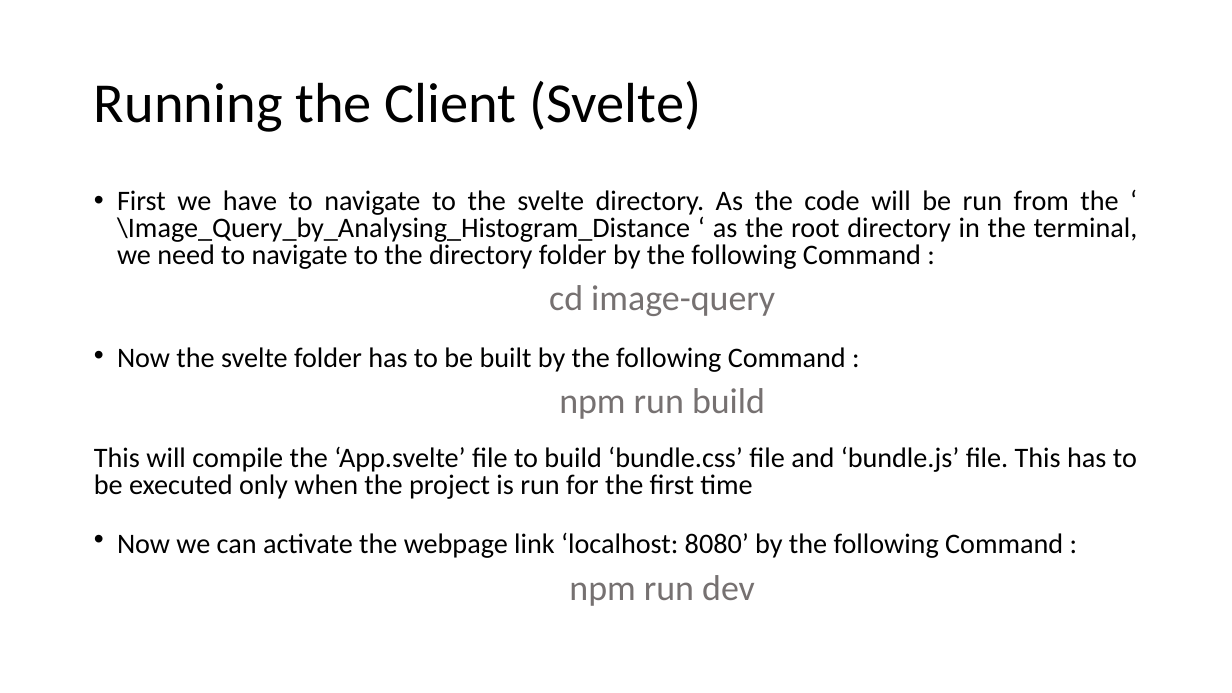
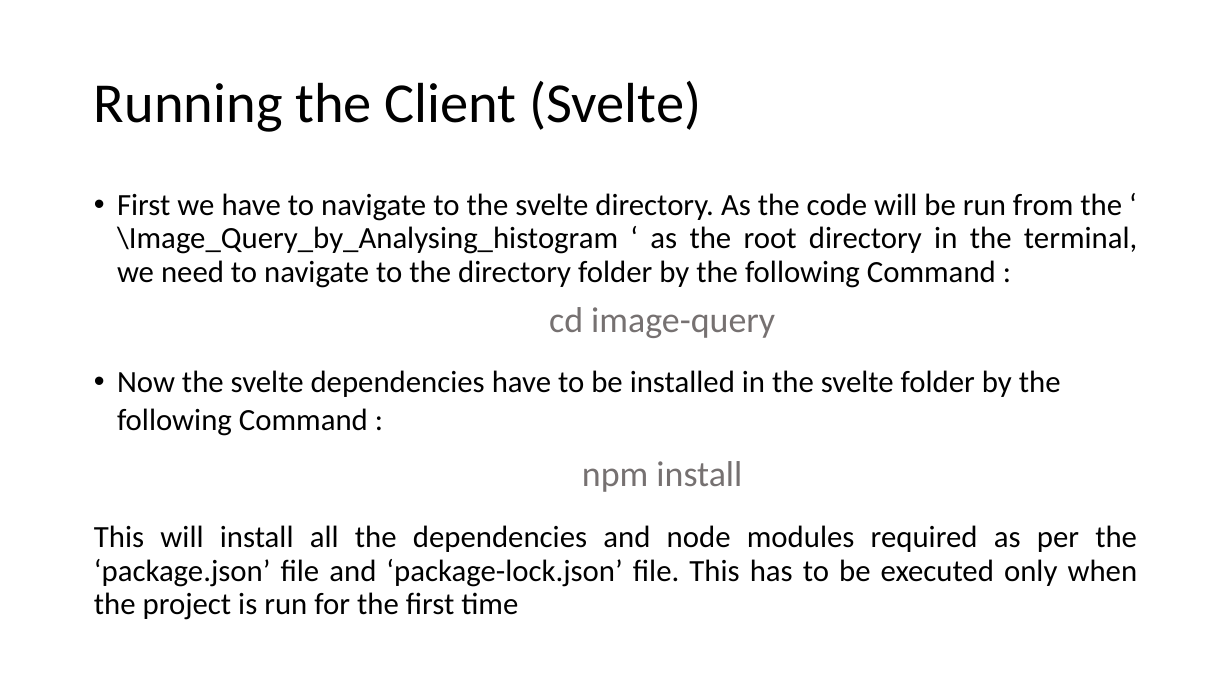
Before and after one commit to Saha-Kuljit-Shantanu/Image_Query_by_Analysing_Histogram_Distance, a slide deck: slide 3 of How to Run this project.pptx. Drawn at 1232x693 pixels with LibreOffice and Linux fonts; fonts in the diff are those of the drawing. Boxes give left, top, right and bottom in pixels: in the first picture for what was removed or moved away, otherwise in the second. Text is boxed around its words. In the diff, an @@ line names an element or a change of style, - is before the commit and + after.

```diff
--- a/How to Run this project.pptx
+++ b/How to Run this project.pptx
@@ text at <box>117,193,1137,288</box>: text changed; size 22 to 24 pt @@
-• First we have to navigate to the svelte directory. As the code will be run from the ‘ \Image_Query_by_Analysing_Histogram_Distance ‘ as the root directory in the terminal, we need to navigate to the directory folder by the following Command :
+• First we have to navigate to the svelte directory. As the code will be run from the ‘ \Image_Query_by_Analysing_histogram ‘ as the root directory in the terminal, we need to navigate to the directory folder by the following Command :
@@ text at <box>549,307,775,338</box>: line spacing 0.8 to 0.9 @@
@@ text at <box>94,370,1138,620</box>: text changed; size 22 to 24 pt @@
-• Now the svelte folder has to be built by the following Command :
-npm run build
-This will compile the ‘App.svelte’ file to build ‘bundle.css’ file and ‘bundle.js’ file. This has to be executed only when the project is run for the first time
-• Now we can activate the webpage link ‘localhost: 8080’ by the following Command :
-npm run dev
+• Now the svelte dependencies have to be installed in the svelte folder by the following Command :
+npm install
+This will install all the dependencies and node modules required as per the ‘package.json’ file and ‘package-lock.json’ file. This has to be executed only when the project is run for the first time
```
Also in this commit, not shown: 1 other slide changed, 1 slide added.
